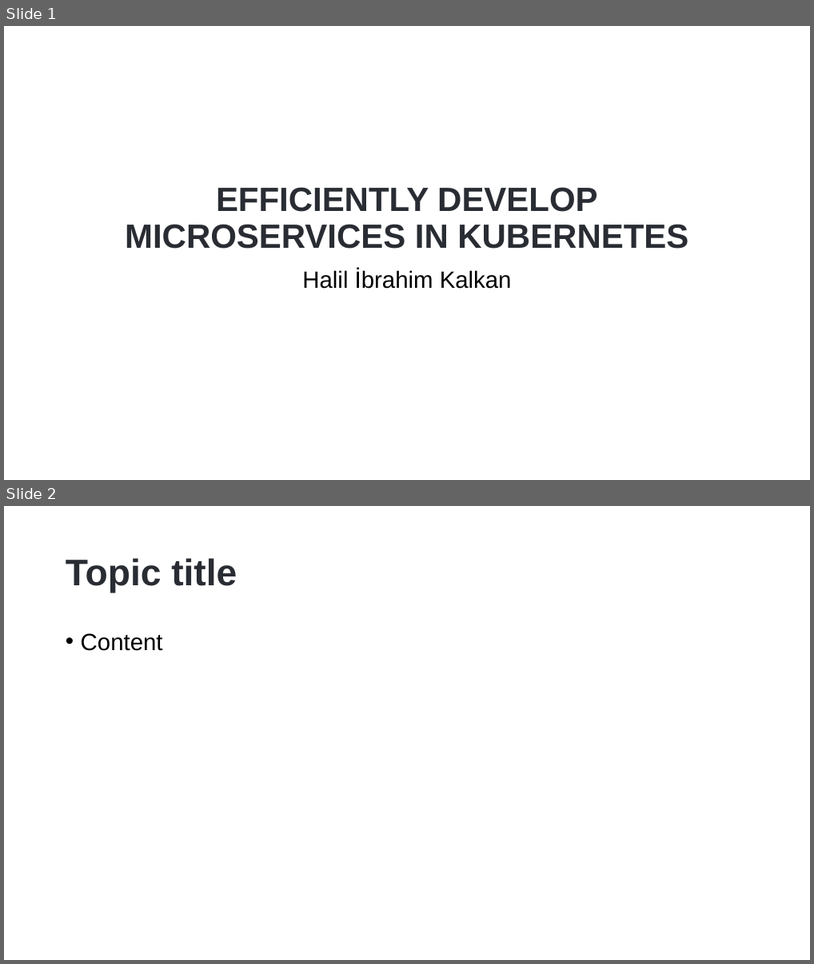
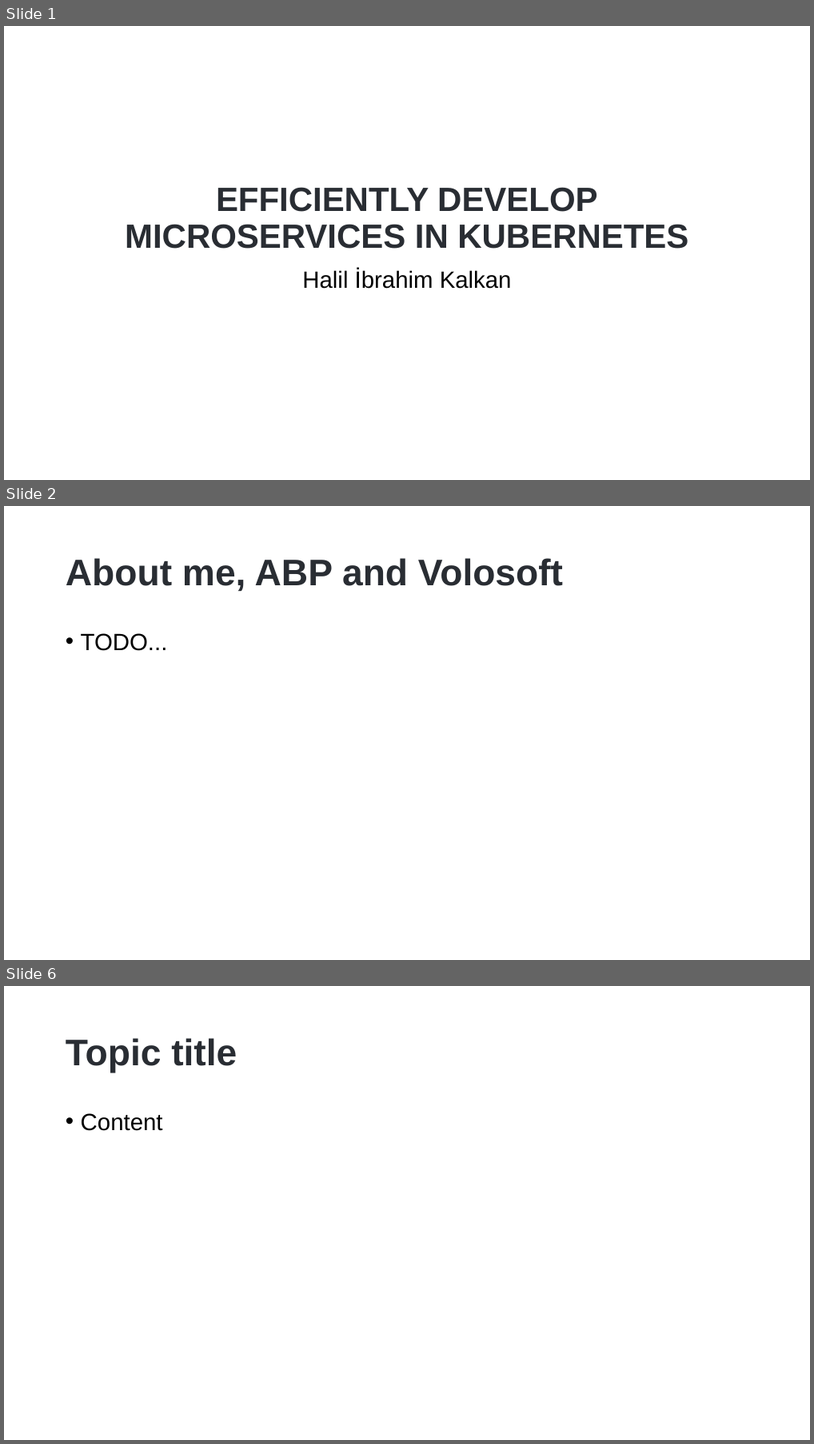
Before and after one commit to hikalkan/presentations, a slide deck: 2023-05-10 ABP Conf 2023 Developing with Kubernetes/Developing with Kubernetes.pptx. Shown one above the other, each under a label of ours: slides 1 and 2 before the commit, slides 1, 2 and 6 after it; the slides between them are not shown. The pictures are 814x964 and 814x1444 pixels, drawn with LibreOffice and Linux fonts; fonts in the diff are those of the drawing; background and template pictures are left out. Boxes give left, top, right and bottom in pixels: in the first picture for what was removed or moved away, otherwise in the second. Text is boxed around its words. In the diff, an @@ line names an element or a change of style, - is before the commit and + after.

```diff
--- a/2023-05-10 ABP Conf 2023 Developing with Kubernetes/Developing with Kubernetes.pptx
+++ b/2023-05-10 ABP Conf 2023 Developing with Kubernetes/Developing with Kubernetes.pptx
@@ slide 2 added at (4, 506, 810, 960), background picture (left out) @@
@@ title added at (66, 558, 563, 591), 44 pt, text #292D33, bold @@
+About me, ABP and Volosoft
@@ text added at (81, 633, 168, 651), 28 pt, text #000000 @@
+• TODO...
@@ what was slide 2 is now slide 6 @@
```
Also in this commit, not shown: 31 other slides added.
